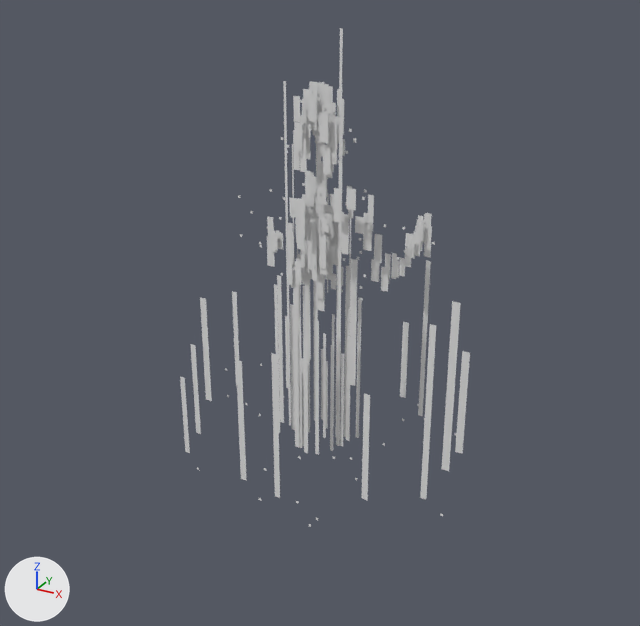
What one commit did to the glTF model netrun/assets/models/ice/black_ice_kraken.glb.
One viewpoint serves both versions: a 50 mm camera at (3.2, -5.75, 4.04) aimed at (0.14, -0.18, 1.25). The lights are fixed; the arrows at lower left show +X, +Y and +Z. The older version comes first. Materials are left out; every surface is plain grey. Where no turn or scale is listed for an object, it has been applied to the vertices.

Objects in the first picture: 'black_ice_kraken_inner', 'black_ice_kraken_shell' and 1 more.
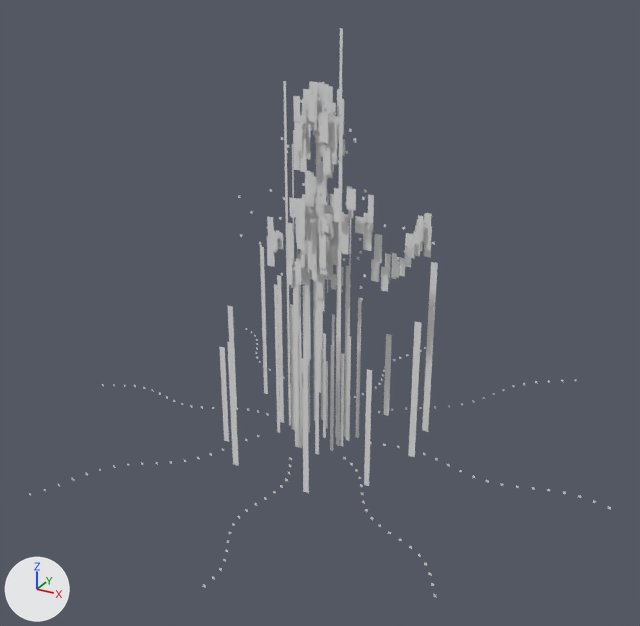
The change, as a list of edits to the scene's bpy script:
```text
Change me_black_ice_kraken_inner:
    used by ob_black_ice_kraken_inner; location = (0.0, 0.0, 0.0)
    verts and faces of me_black_ice_kraken_inner; kept vertices keep their numbers, new ones are numbered from 524
    remove me_black_ice_kraken_inner.from_pydata(...)  # 524 vertices, 262 faces; spans x -1.21..1.2, y -0.93..1.39, z 0.0..3.37
    add me_black_ice_kraken_inner.from_pydata(...)  # 508 vertices, 254 faces; spans x -0.91..0.87, y -0.76..1.39, z 0.0..3.37
    me_black_ice_kraken_inner part 1: the loose piece of 4 vertices spanning x 0.74..0.79, y -0.63, z 0.0..0.92 is moved by (-0.44, -0.14, 0.0)
    me_black_ice_kraken_inner part 2: 6 loose pieces with 24 vertices, spanning x -1.11..1.19, y -0.93..0.43, z 0.0..1.46, are deleted
    me_black_ice_kraken_inner part 3
    28 vertices move from x -1.21..1.2, y 0.04..0.98, z 0.0..1.48 to x -0.91..0.87, y -0.71..0.69, z 0.0..1.56
    4 vertices are added at (-0.65, -0.44, 0.0), (-0.6, -0.44, 0.0), (-0.6, -0.44, 0.89), (-0.65, -0.44, 0.89)
    2 new faces join them
    me_black_ice_kraken_inner part 4
    add verts[528] = (0.68, -0.46, 0.0)  # pixel (364, 484)
    add verts[529] = (0.72, -0.46, 0.0)  # pixel (369, 486)
    add verts[530] = (0.72, -0.46, 1.02)  # pixel (372, 370)
    add verts[531] = (0.68, -0.46, 1.02)  # pixel (366, 369)
    add faces += [(528, 529, 530), (528, 530, 531)]
```

Pixel boxes (x1, y1, x2, y2) of what changed, in the pictures (640 x 626 px; the box of a moved part takes in the faces that stretch with it):
'black_ice_kraken_inner', reshaped (24% narrower)
    before: (180, 28, 470, 500)
    after: (219, 28, 438, 493)
part 1 of me_black_ice_kraken_inner, moved or reshaped
    before: (362, 394, 370, 500)
    after: (302, 387, 309, 493)
part 2 of me_black_ice_kraken_inner, deleted
    before: (180, 291, 436, 500)
part 3 of me_black_ice_kraken_inner, moved or reshaped
    after: (219, 347, 229, 442)
part 4 of me_black_ice_kraken_inner, added
    after: (364, 369, 372, 486)
